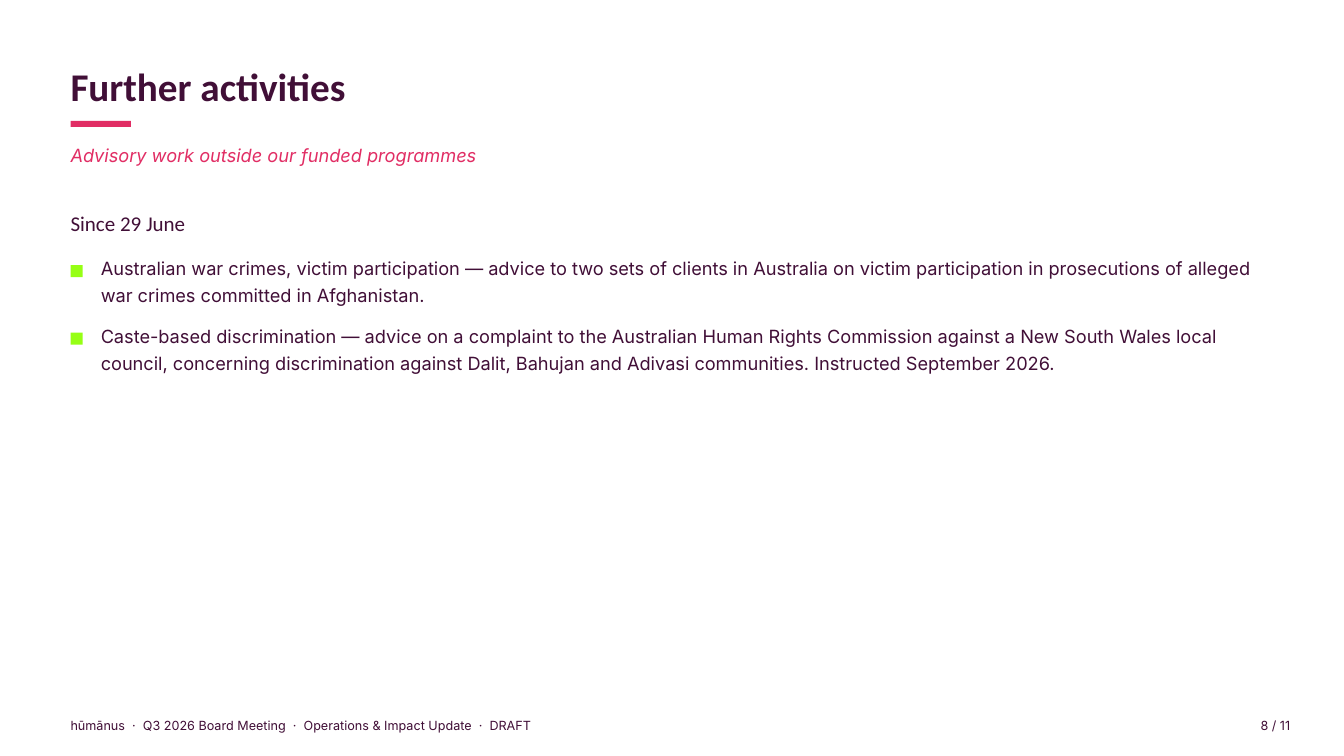
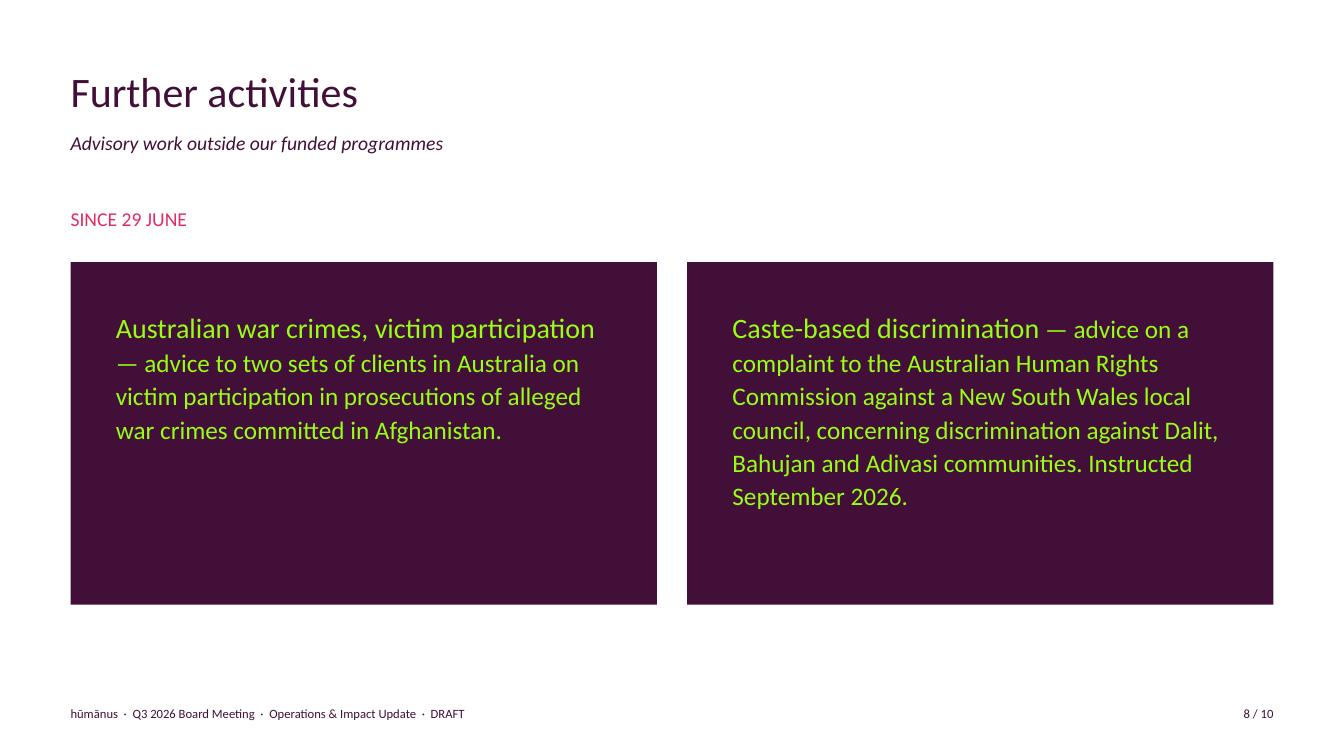
Before and after one commit to evafrances04/humanusGovernance, a slide deck: slide 8 of 2026/Q3/ED-Operations-Impact-Q3-2026-DRAFT.pptx. Drawn at 1344x756 pixels with LibreOffice and Linux fonts; fonts in the diff are those of the drawing. Boxes give left, top, right and bottom in pixels: in the first picture for what was removed or moved away, otherwise in the second. Text is boxed around its words. In the diff, an @@ line names an element or a change of style, - is before the commit and + after.

```diff
--- a/2026/Q3/ED-Operations-Impact-Q3-2026-DRAFT.pptx
+++ b/2026/Q3/ED-Operations-Impact-Q3-2026-DRAFT.pptx
@@ rectangle removed at (x1=0, y1=0, x2=1344, y2=756) @@
@@ text "Further activities" at (x1=71, y1=78, x2=357, y2=108): size 28 to 30 pt, bold off; line spacing 1.15 to 1; vertical alignment top to bottom @@
@@ text "Advisory work outside our funded ..." moved from (x1=71, y1=148, x2=476, y2=166) to (x1=71, y1=136, x2=443, y2=154) @@
@@ text "Advisory work outside our funded ..." at (x1=71, y1=136, x2=443, y2=154): size 13 to 14 pt, font Inter to Calibri, text colour #E12D64 to #410F37; line spacing 1.15 to 1 @@
@@ rectangle removed at (x1=71, y1=121, x2=131, y2=127) @@
@@ text at (x1=71, y1=213, x2=187, y2=226): text changed; size 15 to 14 pt; text colour #410F37 to #E12D64 @@
-Since 29 June
+SINCE 29 JUNE
@@ rectangle removed at (x1=71, y1=265, x2=83, y2=277) @@
@@ rectangle added at (x1=71, y1=262, x2=657, y2=605), fill #410F37 @@
@@ rectangle added at (x1=688, y1=262, x2=1274, y2=605), fill #410F37 @@
@@ text "Australian war crimes, victim participation ..." moved from (x1=101, y1=261, x2=1250, y2=306) to (x1=116, y1=318, x2=595, y2=444) @@
@@ text "Australian war crimes, victim participation ..." at (x1=116, y1=318, x2=595, y2=444): size 13 to 20 pt in "Australian war crimes, victim participation"; size 13 to 18 pt in "— advice to two sets of clients ..."; font Inter to Calibri, text colour #410F37 to #96FF14; line spacing 1.25 to 1.1 @@
@@ text "Caste-based discrimination — advice on ..." moved from (x1=101, y1=329, x2=1216, y2=374) to (x1=732, y1=318, x2=1219, y2=509) @@
@@ text "Caste-based discrimination — advice on ..." at (x1=732, y1=318, x2=1219, y2=509): size 13 to 20 pt in "Caste-based discrimination"; size 13 to 18 pt in "— advice on a complaint to the ..."; font Inter to Calibri, text colour #410F37 to #96FF14; line spacing 1.25 to 1.1 @@
@@ rectangle removed at (x1=71, y1=333, x2=83, y2=345) @@
@@ text "hūmānus · Q3 2026 Board ..." moved from (x1=71, y1=720, x2=532, y2=733) to (x1=71, y1=709, x2=465, y2=720) @@
@@ text "hūmānus · Q3 2026 Board ..." at (x1=71, y1=709, x2=465, y2=720): font Inter to Calibri; line spacing 1.15 to 1 @@
@@ text at (x1=1244, y1=709, x2=1274, y2=718): text changed; font Inter to Calibri @@
-8 / 11
+8 / 10
```
Also in this commit, not shown: 9 other slides changed, 1 slide removed, 2 other files.
